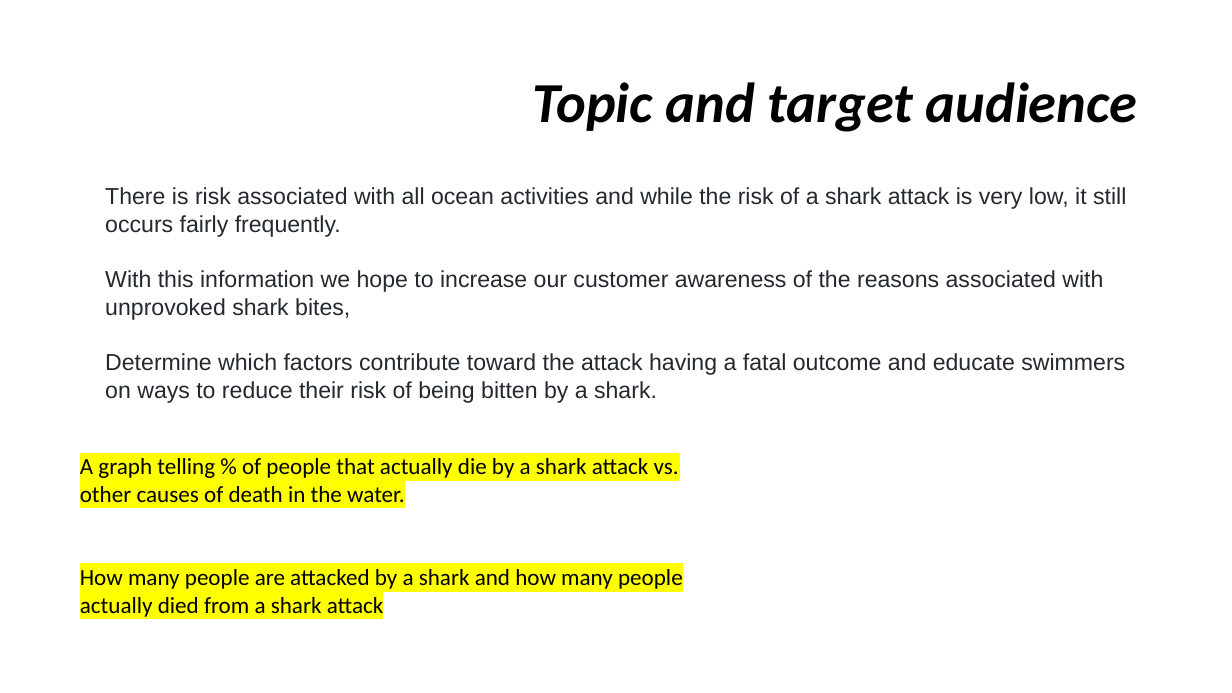
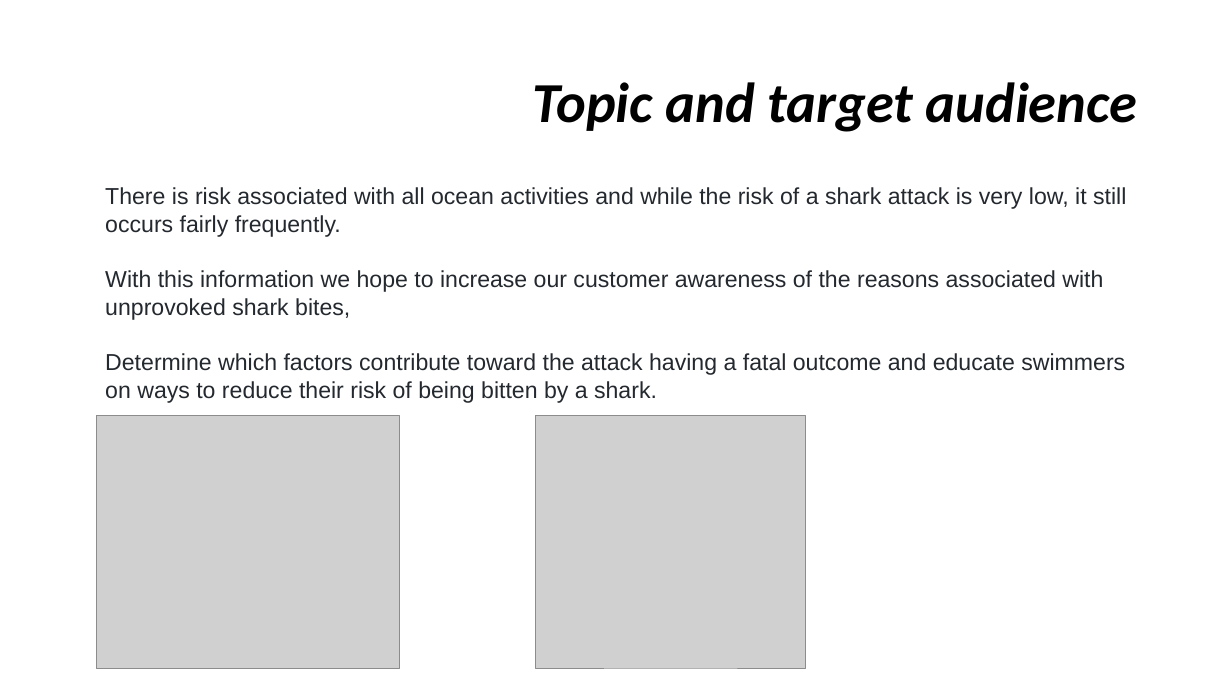
Before and after one commit to gcolareta/Shark_Attacks, a slide deck: slide 3 of Presentation/Shark attacks.pptx. Drawn at 1232x693 pixels with LibreOffice and Linux fonts; fonts in the diff are those of the drawing; grey boxes stand for pictures. Boxes give left, top, right and bottom in pixels: in the first picture for what was removed or moved away, otherwise in the second. Text is boxed around its words. In the diff, an @@ line names an element or a change of style, - is before the commit and + after.

```diff
--- a/Presentation/Shark attacks.pptx
+++ b/Presentation/Shark attacks.pptx
@@ picture added at box(96, 416, 399, 669) @@
@@ picture added at box(536, 416, 806, 668) @@
@@ text removed at box(80, 458, 683, 619) @@
-A graph telling % of people that actually die by a shark attack vs. other causes of death in the water.
-How many people are attacked by a shark and how many people actually died from a shark attack
```
Also in this commit, not shown: 2 other slides changed.
